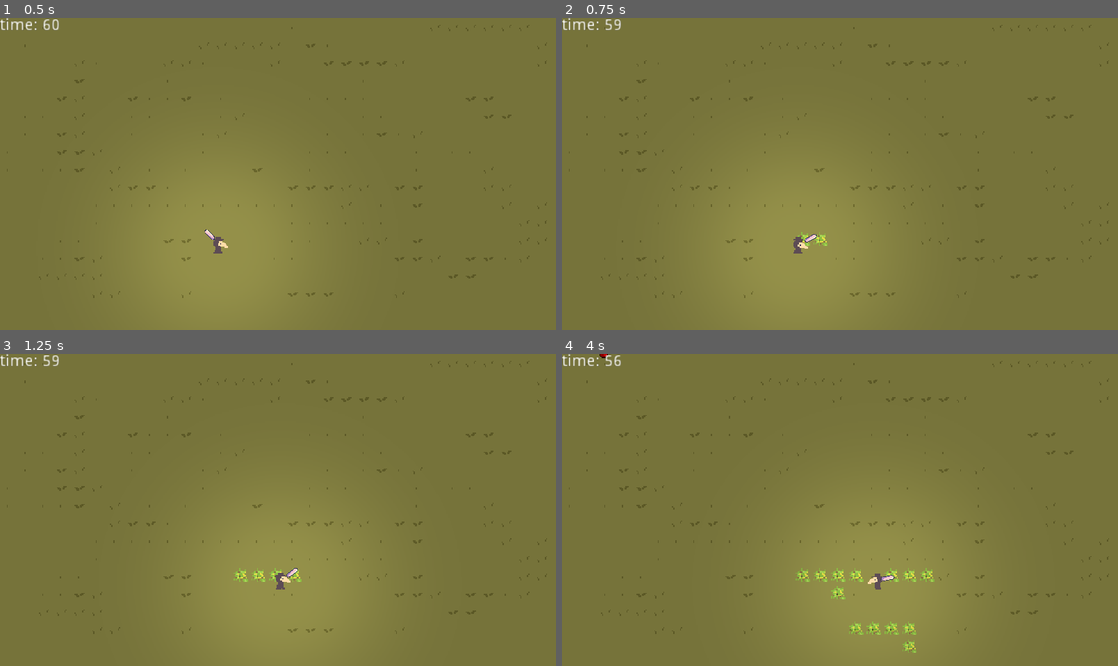
Above: before the commit, frames 1-4 (two rows, left to right).
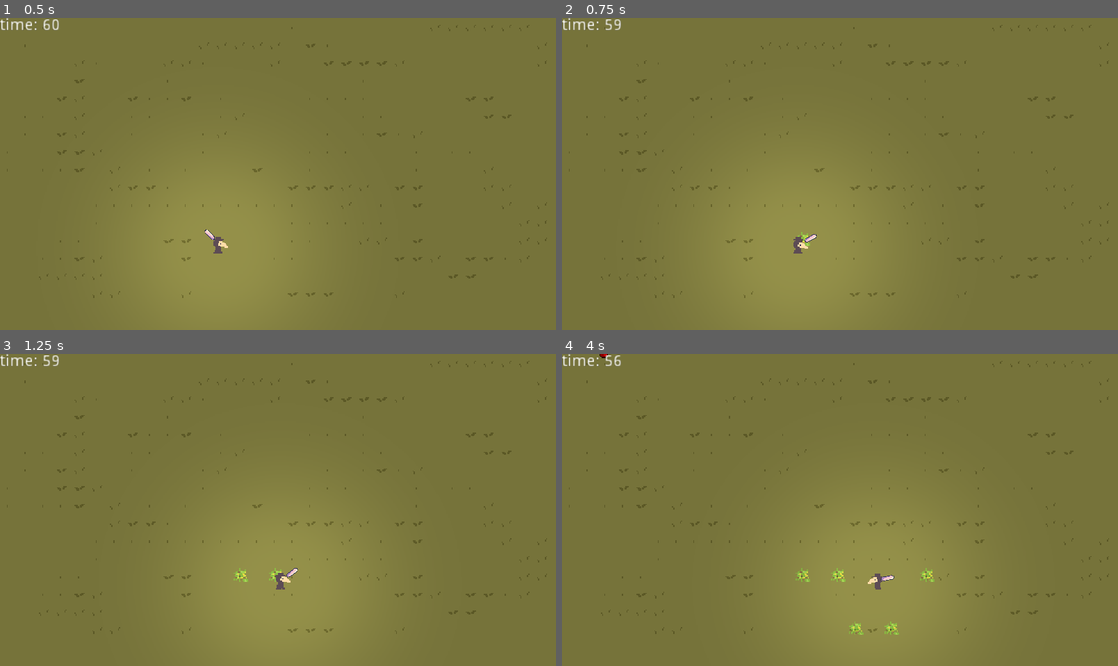
Above: after the commit, the same moments.

Repository: AJ08Coder/LudumDare52
Game: Godot game, scene res://Enviroment/World.tscn
Two runs of this game, one before a commit and one after it. Both use one fixed random seed, a clock stepped at 60 frames per second and the inputs below.
Inputs (mouse positions are in pixels of both pictures, inside the frame that each line leads up to):
- Up to frame 1 (0.5 s): no input
- Up to frame 2 (0.75 s): tap Enter at 0.5 s; move the mouse to (962, 158) at 0.52 s; hold D (move_right) from 0.53 s (still down); hold E (plant) from 0.53 s (still down)
- Up to frame 3 (1.25 s): keep holding D (move_right); keep holding E (plant)
- Up to frame 4 (4 s): move the mouse to (728, 525) at 1.27 s; release D (move_right) at 1.28 s; release E (plant) at 1.28 s; hold S (move_down) 1.28-2.03 s; tap E (plant) at 1.35, 2.85 s; move the mouse to (895, 441) at 2.02 s; hold D (move_right) 2.03-2.78 s; hold E (plant) 2.03-2.78 s; move the mouse to (812, 572) at 2.77 s; hold W (move_up) 2.78-3.53 s; move the mouse to (1006, 556) at 3.52 s; hold A (move_left) from 3.53 s (still down); hold E (plant) from 3.53 s (still down)

Frame 1 is identical in both runs. In frame 2, less than 0.1% of the frame differs, in the area x 45-48%, y 68-74%; in frame 3, 0.1%; in frame 4, 0.5%, in the area x 45-64%, y 68-96%.

Commit message:
plant cooldown

Diff:
--- a/Characters/Player/Player.gd
+++ b/Characters/Player/Player.gd
@@ -11,6 +11,7 @@
 onready var meele_weapon = $Hand/MeeleWeapon
 onready var sprite = $Sprite
 onready var animplayer = $AnimationPlayer
+onready var plant_cooldown = $PlantCooldown
 
 var crop_loc = []
 
@@ -36,8 +37,9 @@
 	hand.look_at(get_global_mouse_position())
 
 
-	if Input.is_action_pressed("plant"):
+	if Input.is_action_pressed("plant") and plant_cooldown.is_stopped():
 		plant_seed()
+		plant_cooldown.start()
 
 func plant_seed():
 	var spot := Vector2.ZERO
--- a/Characters/Player/Player.tscn
+++ b/Characters/Player/Player.tscn
@@ -93,6 +93,10 @@
 texture = ExtResource( 7 )
 energy = 0.5
 
+[node name="PlantCooldown" type="Timer" parent="."]
+wait_time = 0.5
+one_shot = true
+
 [connection signal="body_entered" from="Attract" to="." method="_on_Attract_body_entered"]
 [connection signal="body_exited" from="Attract" to="." method="_on_Attract_body_exited"]
 [connection signal="body_entered" from="Attack" to="." method="_on_Attack_body_entered"]
--- a/Enviroment/Crop.gd
+++ b/Enviroment/Crop.gd
@@ -5,6 +5,9 @@
 	pass
 
 
+
+
+
 func _exit_tree() -> void:
 	if is_queued_for_deletion():
 		Global.world_node.crop_spots.erase(global_position)
